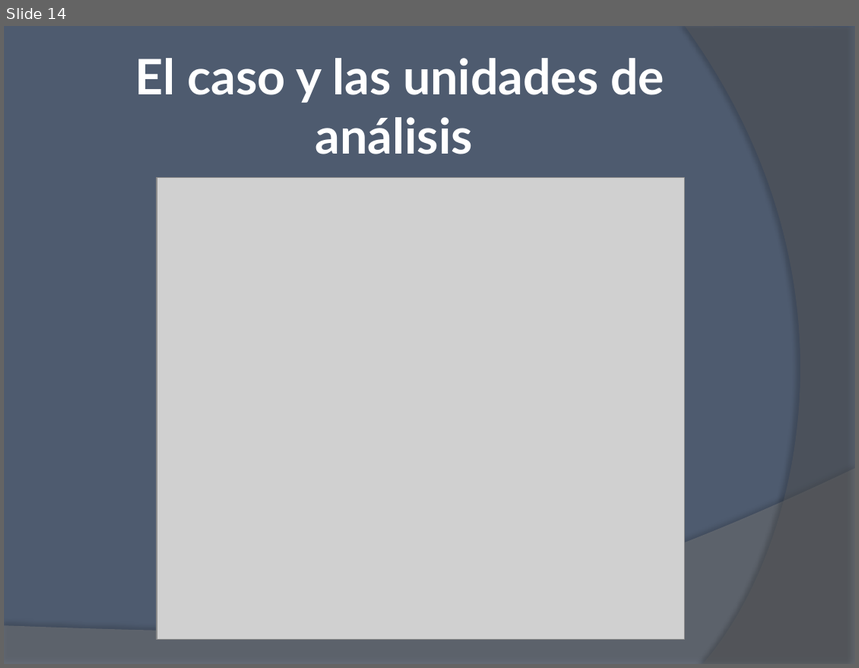
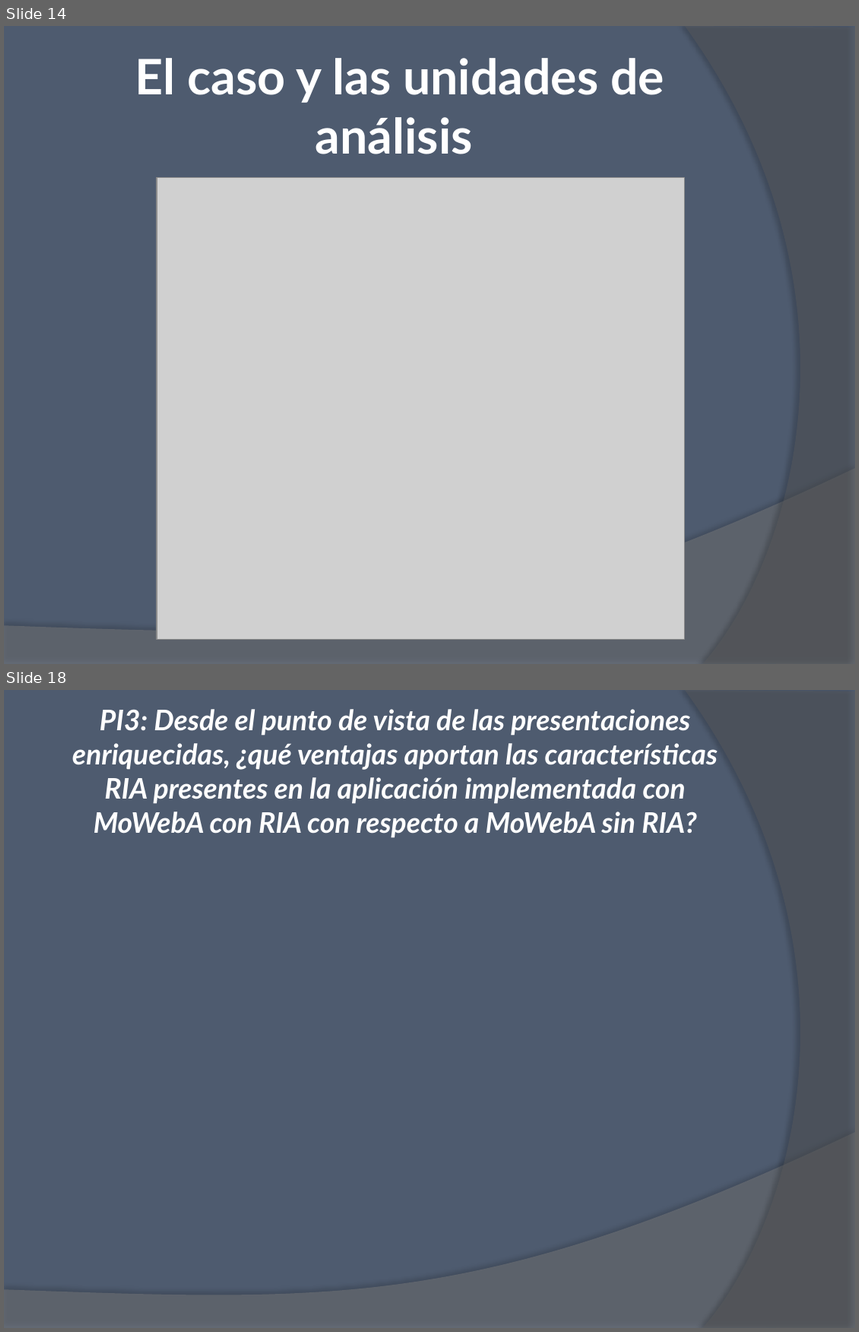
Before and after one commit to ivalop81/Capitulos, a slide deck: Presentación final/Presentacion final.pptx. Shown one above the other, each under a label of ours: slide 14 before the commit, slides 14 and 18 after it; the slides between them are not shown. The pictures are 859x668 and 859x1332 pixels, drawn with LibreOffice and Linux fonts; fonts in the diff are those of the drawing; grey boxes stand for pictures. Boxes give left, top, right and bottom in pixels: in the first picture for what was removed or moved away, otherwise in the second. Text is boxed around its words. In the diff, an @@ line names an element or a change of style, - is before the commit and + after.

```diff
--- a/Presentación final/Presentacion final.pptx
+++ b/Presentación final/Presentacion final.pptx
@@ slide 18 added at (4,690,855,1328), background #4E5B6F; not listed: 2 template elements that a slide beside it also shows @@
@@ title added at (72,709,718,838), 24 pt, text #FFFFFF, bold, italic @@
+PI3: Desde el punto de vista de las presentaciones enriquecidas, ¿qué ventajas aportan las características RIA presentes en la aplicación implementada con MoWebA con RIA con respecto a MoWebA sin RIA?
```
Also in this commit, not shown: 5 other slides added, 5 other files.
